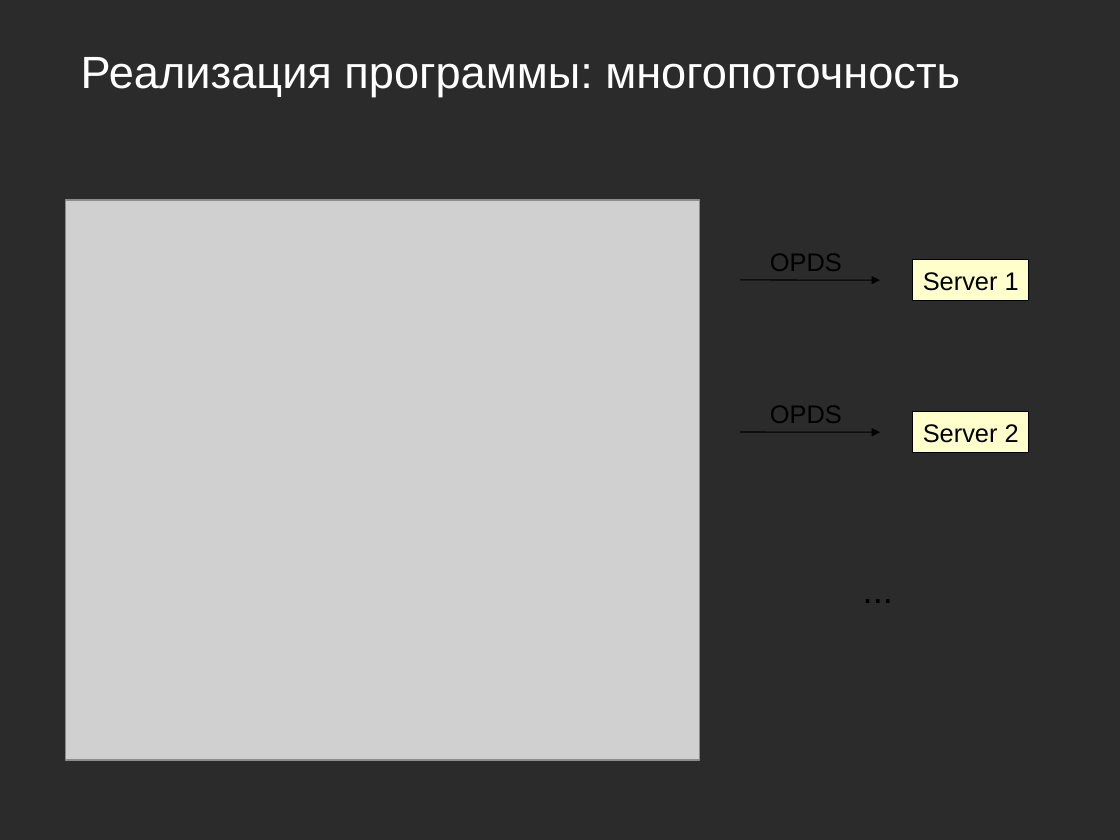
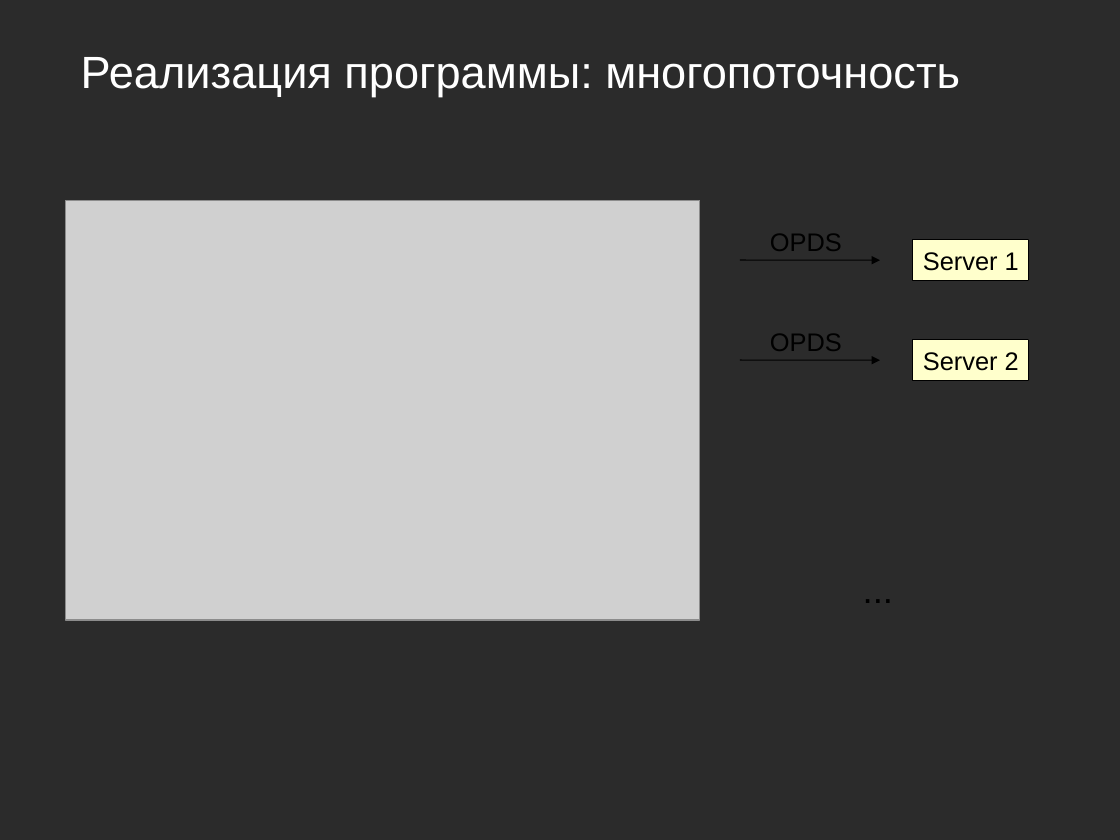
Before and after one commit to kropp/ebooksearchtool, a slide deck: slide 9 of client-cpp-qt/docs/presentation_egorova_s.ppt (slide 8 before the commit). Drawn at 1120x840 pixels with LibreOffice and Linux fonts; fonts in the diff are those of the drawing; grey boxes stand for pictures; background and template pictures are left out; a plain dark background stands for a picture behind light text. Boxes give left, top, right and bottom in pixels: in the first picture for what was removed or moved away, otherwise in the second. Text is boxed around its words. In the diff, an @@ line names an element or a change of style, - is before the commit and + after.

```diff
--- a/client-cpp-qt/docs/presentation_egorova_s.ppt
+++ b/client-cpp-qt/docs/presentation_egorova_s.ppt
@@ picture: place and size @@
-picture at bbox=[65, 200, 700, 760]
+picture at bbox=[65, 200, 700, 620]
@@ 1 text, 1 rectangle, 1 arrow: place and size @@
-1 text, 1 rectangle, 1 arrow at bbox=[740, 254, 1030, 301]
+1 text, 1 rectangle, 1 arrow at bbox=[740, 234, 1030, 281]
@@ text "OPDS": place and size @@
-text "OPDS" at bbox=[770, 406, 842, 423]
+text "OPDS" at bbox=[770, 334, 842, 351]
@@ rectangle "Server 2": place and size @@
-rectangle "Server 2" at bbox=[914, 412, 1030, 453]
+rectangle "Server 2" at bbox=[914, 339, 1030, 381]
@@ arrow moved from (740, 432) - (880, 432) to (740, 360) - (880, 361) @@
```
Also in this commit, not shown: 1 other slide changed, 1 slide added, 1 other file.
